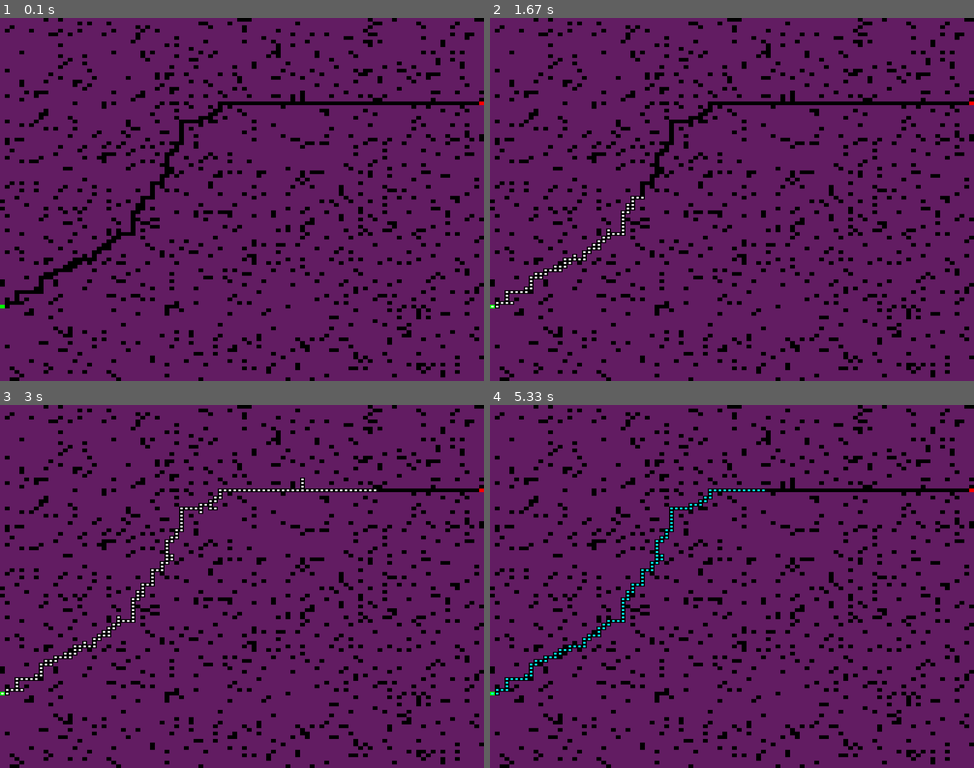
Above: before the commit, frames 1-4 (two rows, left to right).
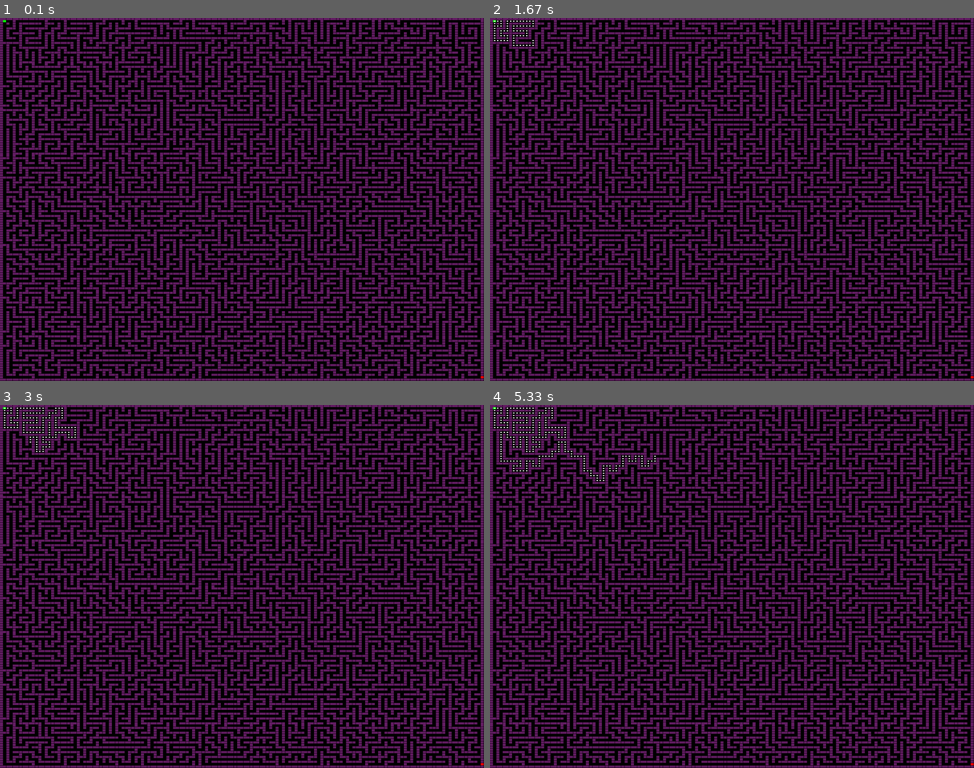
Above: after the commit, the same moments.

Repository: marianodominguez/pythonLab
Game: pygame game, started from maze/testMaze.py
Two runs of this game, one before a commit and one after it. Both use one fixed random seed, a clock stepped at 60 frames per second and the inputs below.
Inputs:
- Up to frame 1 (0.1 s): no input
- Up to frame 2 (1.67 s): no input
- Up to frame 3 (3 s): no input
- Up to frame 4 (5.33 s): no input

The runs differ from the first frame. In frame 1, 65% of the frame differs, in the area x 0-100%, y 0-100%; in frame 2, 65%; in frame 3, 65%; in frame 4, 65%.

Commit message:
fix generate algorithm

Diff:
--- a/maze/Maze.py
+++ b/maze/Maze.py
@@ -21,63 +21,39 @@
     myX, myY = (1,2)
 
     #function to creeate a maze
-    def create_maze(self, width=100, height=100, max_path_len=5000):
+    def create_maze(self, width=101, height=101):
+
+        # Ensure odd dimensions
+        width = width if width % 2 == 1 else width + 1
+        height = height if height % 2 == 1 else height + 1
+
         maze = [['*' for _ in range(height)] for _ in range(width)]
         # Randomly place start (S) and end (E) points
-        start_x, start_y = 0, random.randint(0, height - 1)
-        end_x, end_y = width - 1, random.randint(0, height - 1)
-        while (end_x, end_y) == (start_x, start_y):
-            end_x, end_y = random.randint(0, width - 1), random.randint(0, height - 1)
+        start_x, start_y = 1, 1
+        end_x, end_y = width -1, height - 2
+
+        stack = [(start_x, start_y)]
+
+        while stack:
+            x, y = stack[-1]
+
+            # Randomly shuffle directions to ensure randomness
+            directions = [(0, 1), (1, 0), (0, -1), (-1, 0)]
+            random.shuffle(directions)
+            carved = False
+            for dx, dy in directions:
+                new_x, new_y = x + dx*2, y + dy*2
+                if 1 <= new_x < width-1 and 1 <= new_y < height-1 and maze[new_x][new_y] == '*':
+                    maze[new_x][new_y] = ' '
+                    maze[x + dx][y + dy] = ' '  # Carve a path
+                    stack.append((new_x, new_y))
+                    carved = True
+                    break
+            if not carved:
+                stack.pop()
 
         maze[start_x][start_y] = 'S'
         maze[end_x][end_y] = 'E'
-
-        # Generate a random path from start to end with a maximum length
-        x, y = start_x, start_y
-        path_cells = set()
-        path_cells.add((x, y))
-        steps = 0
-        while (x, y) != (end_x, end_y) and steps < max_path_len:
-            directions = []
-            if x < end_x:
-                directions.append((1, 0))
-            if x > end_x:
-                directions.append((-1, 0))
-            if y < end_y:
-                directions.append((0, 1))
-            if y > end_y:
-                directions.append((0, -1))
-            random.shuffle(directions)
-            moved = False
-            for dx, dy in directions:
-                nx, ny = x + dx, y + dy
-                if 0 <= nx < width and 0 <= ny < height and (nx, ny) not in path_cells:
-                    x, y = nx, ny
-                    path_cells.add((x, y))
-                    if (x, y) != (end_x, end_y):
-                        maze[x][y] = ' '
-                    moved = True
-                    steps += 1
-                    break
-            if not moved:
-                # No valid moves, stop path generation
-                # Fallback: directly connect to end
-                while x != end_x:
-                    x += 1 if x < end_x else -1
-                    if (x, y) != (end_x, end_y):
-                        maze[x][y] = ' '
-                while y != end_y:
-                    y += 1 if y < end_y else -1
-                    if (x, y) != (end_x, end_y):
-                        maze[x][y] = ' '
-                break
-
-        maze[end_x][end_y] = 'E'
-        # Optionally, add some random open cells elsewhere
-        for _ in range((width * height) // 10):
-            rx, ry = random.randint(0, width - 1), random.randint(0, height - 1)
-            if maze[rx][ry] == '*':
-                maze[rx][ry] = ' '
         return maze
 
     # Function to read a maze from maze.txt file
--- a/maze/testMaze.py
+++ b/maze/testMaze.py
@@ -7,7 +7,7 @@
 # Create a maze instance, set the maze, display it, and start the game
 m = Maze()
 app = MazeApp()
-maze_map = m.create_maze()
+maze_map = m.create_maze(151, 151)
 m.setMaze(maze_map)
 app.setMaze(maze_map)
 
